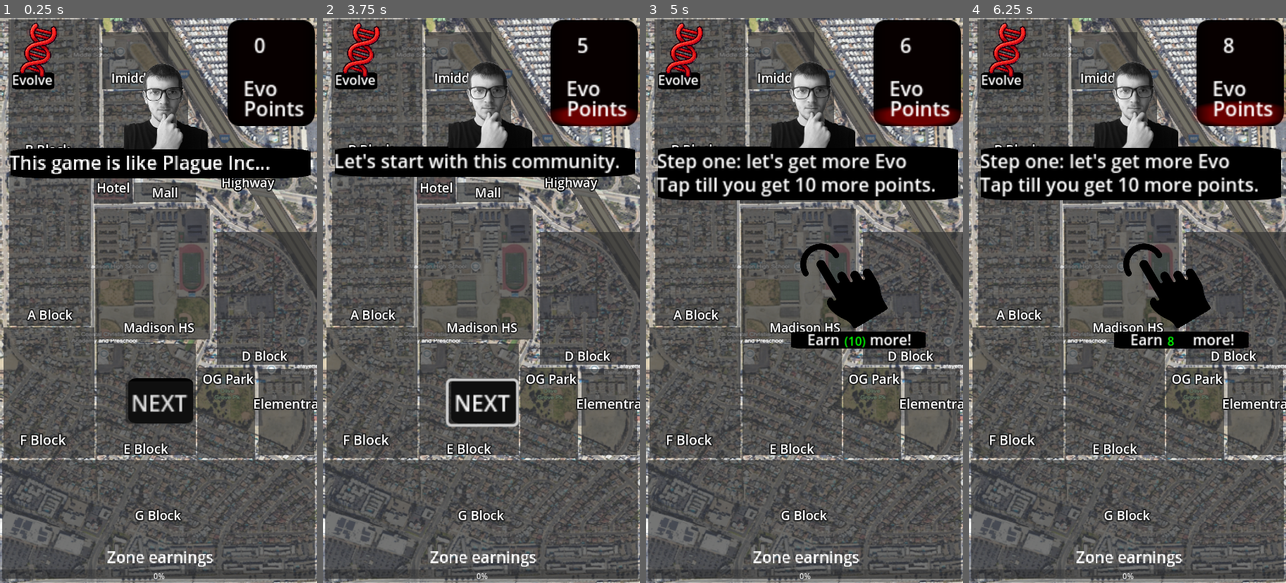
Above: before the commit, frames 1-4 (left to right).
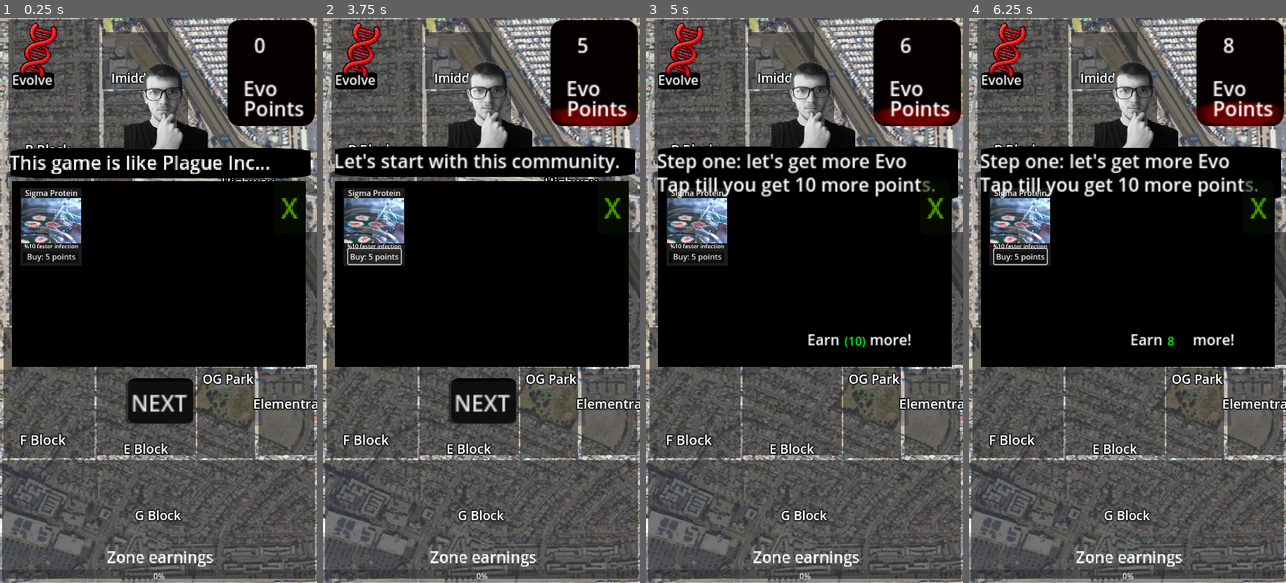
Above: after the commit, the same moments.

Repository: had2020/Slient_Killer
Game: Godot game, scene res://levels/world.tscn
Two runs of this game, one before a commit and one after it. Both use one fixed random seed, a clock stepped at 60 frames per second and the inputs below. Sound files missing from this copy of the repository are replaced by a short silence.
Inputs (mouse positions are in pixels of both pictures, inside the frame that each line leads up to):
- Up to frame 1 (0.25 s): no input
- Up to frame 2 (3.75 s): click (611, 204) at 0.5 s, where only the run after the commit has a clickable "X"; click (373, 255) at 1.25 s, where only the run after the commit has a clickable "Buy: 5 points"; click "NEXT" at 2 s; click "NEXT" at 2.75 s; click (373, 255) at 3.5 s, where only the run after the commit has a clickable "Buy: 5 points"
- Up to frame 3 (5 s): click "NEXT" at 4.25 s
- Up to frame 4 (6.25 s): click (1019, 255) at 5 s, where only the run after the commit has a clickable "Buy: 5 points"; tap Enter at 5.75 s; move the mouse to (1197, 272) at 5.77 s; press the mouse at (1197, 272) at 5.78 s

The runs differ from the first frame. In frame 1, 30% of the frame differs, in the area x 3-97%, y 28-62%; in frame 2, 31%, in the area x 3-97%, y 28-73%; in frame 3, 25%; in frame 4, 25%.

Commit message:
adding evo menu

Diff:
--- /dev/null
+++ b/slient_killer/levels/item.gd
@@ -0,0 +1 @@
+extends Control
--- a/slient_killer/levels/world.tscn
+++ b/slient_killer/levels/world.tscn
@@ -14,6 +14,9 @@
 [ext_resource type="Texture2D" uid="uid://c88aqvep6bhev" path="res://assets/pictures/reddot.png" id="10_lmpr0"]
 [ext_resource type="Script" path="res://levels/zone_points.gd" id="11_51hrm"]
 [ext_resource type="Material" uid="uid://ds8shw5pxy34y" path="res://assets/materials/uninfected.tres" id="11_re8x6"]
+[ext_resource type="Texture2D" uid="uid://igy71wjwsvq" path="res://assets/pictures/box.png" id="12_yfe8t"]
+[ext_resource type="Script" path="res://levels/item.gd" id="13_h5spq"]
+[ext_resource type="Texture2D" uid="uid://b0dwb7m3k7g6h" path="res://assets/pictures/virusdish.png" id="13_tu8ou"]
 [ext_resource type="AudioStream" uid="uid://cnbqirmy786ye" path="res://assets/Sounds/cough.mp3" id="15_54i5j"]
 [ext_resource type="AudioStream" uid="uid://belt2yh6jvpjh" path="res://assets/Sounds/cinehit.mp3" id="16_wrd2w"]
 [ext_resource type="AudioStream" uid="uid://uhrj4ppq4y4q" path="res://assets/Sounds/submit.mp3" id="17_og45p"]
@@ -668,6 +671,86 @@
 anchors_preset = 0
 offset_right = 40.0
 offset_bottom = 40.0
+
+[node name="Backdrop" type="Sprite2D" parent="Gui/Evolution_window"]
+modulate = Color(0, 0, 0, 1)
+z_index = -2
+position = Vector2(324, 521)
+scale = Vector2(1.33871, 0.840561)
+texture = ExtResource("12_yfe8t")
+
+[node name="Button" type="Button" parent="Gui/Evolution_window"]
+modulate = Color(0.330252, 0.693176, 3.85046e-07, 1)
+z_index = 1
+texture_filter = 1
+layout_mode = 0
+offset_left = 560.0
+offset_top = 331.0
+offset_right = 578.0
+offset_bottom = 362.0
+scale = Vector2(3.52001, 3.52001)
+text = "X"
+icon_alignment = 1
+
+[node name="Shop_items" type="Control" parent="Gui/Evolution_window"]
+anchors_preset = 0
+offset_right = 40.0
+offset_bottom = 40.0
+
+[node name="item" type="Control" parent="Gui/Evolution_window/Shop_items"]
+anchors_preset = 0
+offset_left = 41.0
+offset_top = 342.0
+offset_right = 81.0
+offset_bottom = 382.0
+script = ExtResource("13_h5spq")
+
+[node name="Name" type="Label" parent="Gui/Evolution_window/Shop_items/item"]
+layout_mode = 0
+offset_left = 9.0
+offset_top = 2.0
+offset_right = 117.0
+offset_bottom = 25.0
+text = "Sigma Protein"
+
+[node name="Backdrop" type="Sprite2D" parent="Gui/Evolution_window/Shop_items/item"]
+modulate = Color(0.114897, 0.114897, 0.114897, 1)
+z_index = -1
+position = Vector2(62, 83)
+scale = Vector2(0.28, 0.35)
+texture = ExtResource("12_yfe8t")
+
+[node name="buttonback" type="Sprite2D" parent="Gui/Evolution_window/Shop_items/item"]
+modulate = Color(0, 0, 0, 1)
+z_index = -1
+position = Vector2(62, 145)
+scale = Vector2(0.25, 0.05)
+texture = ExtResource("12_yfe8t")
+
+[node name="Label" type="Label" parent="Gui/Evolution_window/Shop_items/item"]
+layout_mode = 0
+offset_left = 7.0
+offset_top = 114.0
+offset_right = 161.0
+offset_bottom = 137.0
+scale = Vector2(0.720001, 0.720001)
+text = "%10 faster infection"
+
+[node name="Button" type="Button" parent="Gui/Evolution_window/Shop_items/item"]
+layout_mode = 0
+offset_left = 9.0
+offset_top = 128.0
+offset_right = 117.0
+offset_bottom = 159.0
+text = "Buy: 5 points"
+
+[node name="Cing" type="AudioStreamPlayer" parent="Gui/Evolution_window/Shop_items/item"]
+stream = ExtResource("8_oxfhy")
+
+[node name="Virusdish" type="Sprite2D" parent="Gui/Evolution_window/Shop_items/item"]
+position = Vector2(62, 70)
+scale = Vector2(0.200001, 0.200001)
+texture = ExtResource("13_tu8ou")
 
 [node name="Zone_points" type="Control" parent="Gui"]
 anchors_preset = 0
Binary file added: slient_killer/assets/pictures/box.png
Not shown, added: slient_killer/assets/pictures/box.png.import
Binary file added: slient_killer/assets/pictures/virusdish.png
Not shown, added: slient_killer/assets/pictures/virusdish.png.import
Not shown: 1 places in slient_killer/levels/world.tscn that only renumber resources
Not shown, changed: slient_killer/assets/pictures/.DS_Store
